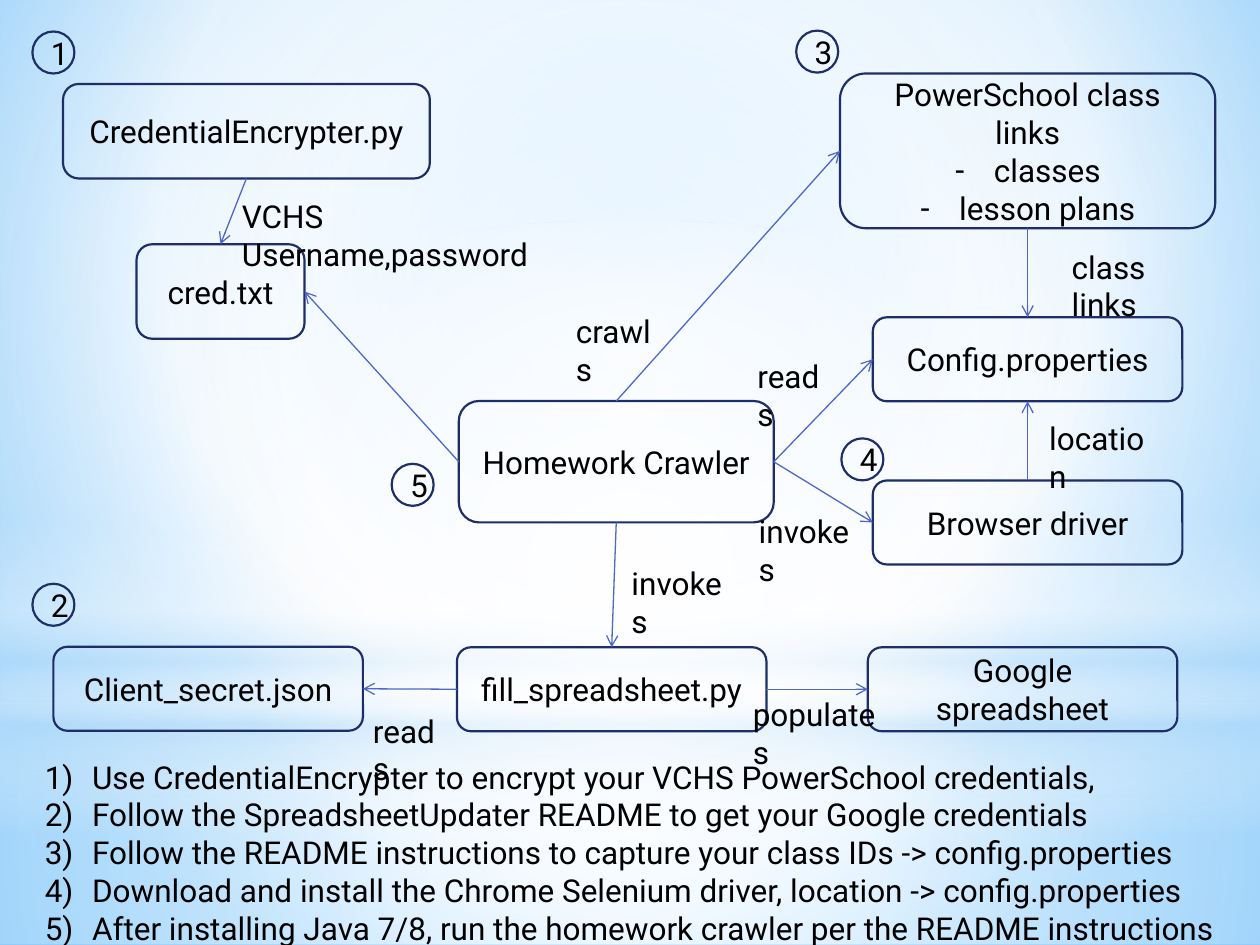
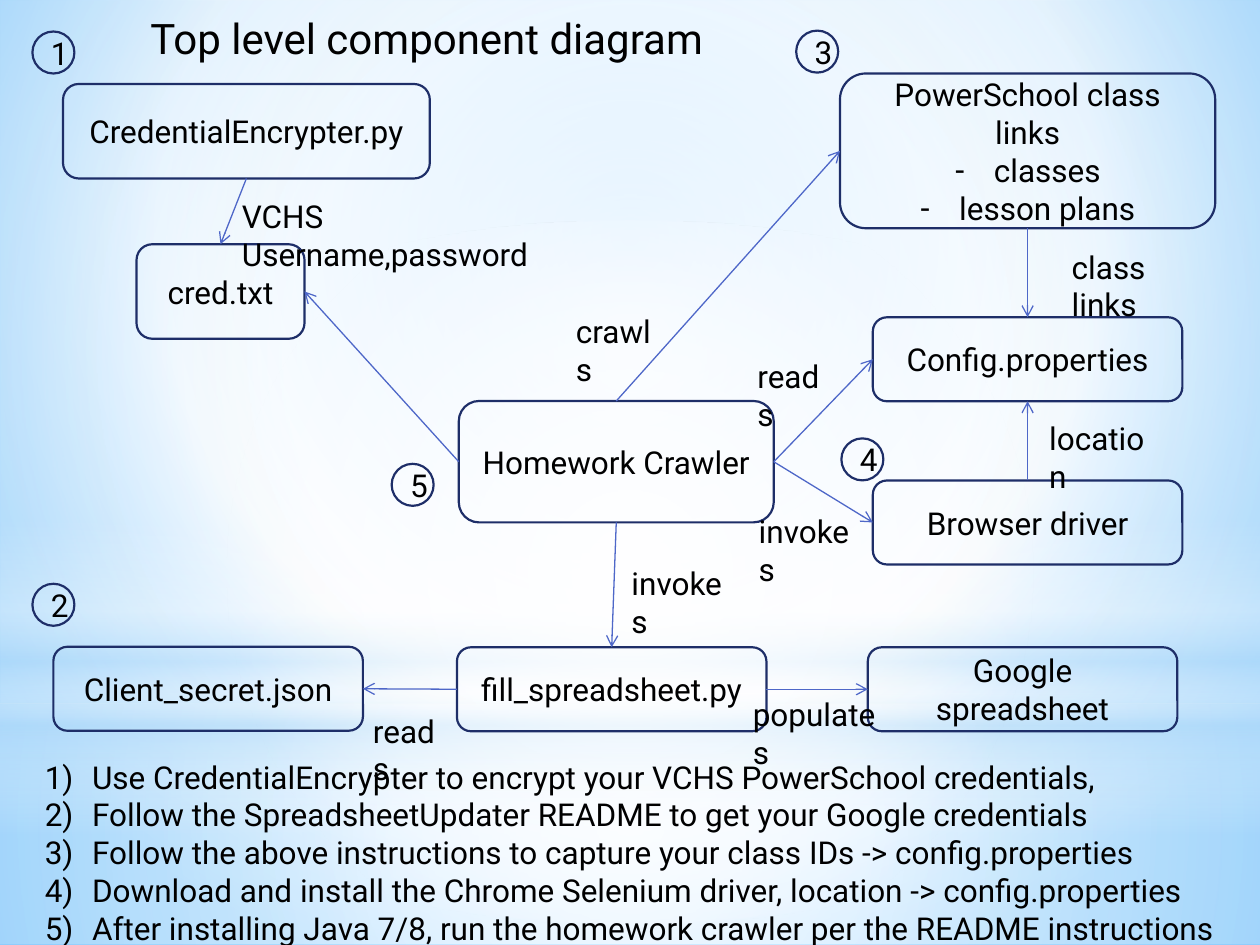
Before and after one commit to lhale/VCHS_HomeworkCrawler, a slide deck: slide 7 of docs/HomeworkCrawler.pptx (slide 2 before the commit). Drawn at 1260x945 pixels with LibreOffice and Linux fonts; fonts in the diff are those of the drawing. Boxes give left, top, right and bottom in pixels: in the first picture for what was removed or moved away, otherwise in the second. Text is boxed around its words. In the diff, an @@ line names an element or a change of style, - is before the commit and + after.

```diff
--- a/docs/HomeworkCrawler.pptx
+++ b/docs/HomeworkCrawler.pptx
@@ text added at box(150, 22, 703, 63), 24 pt, text #000000 @@
+Top level component diagram
@@ text at box(92, 840, 1133, 871): text changed @@
-3) Follow the README instructions to capture your class IDs -> config.properties
+3) Follow the above instructions to capture your class IDs -> config.properties
```
Also in this commit, not shown: 3 other slides changed, 8 slides added, 1 slide removed, 8 other files.
